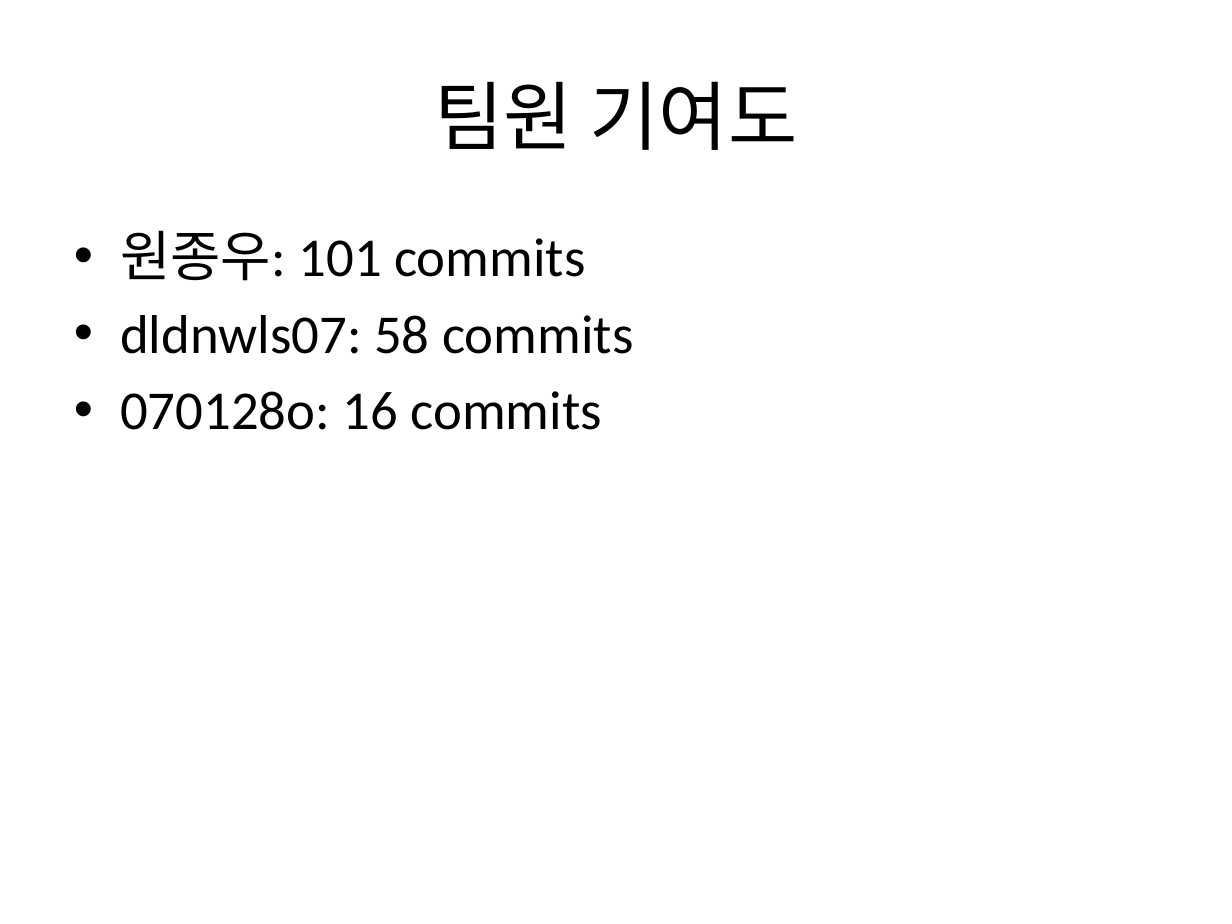
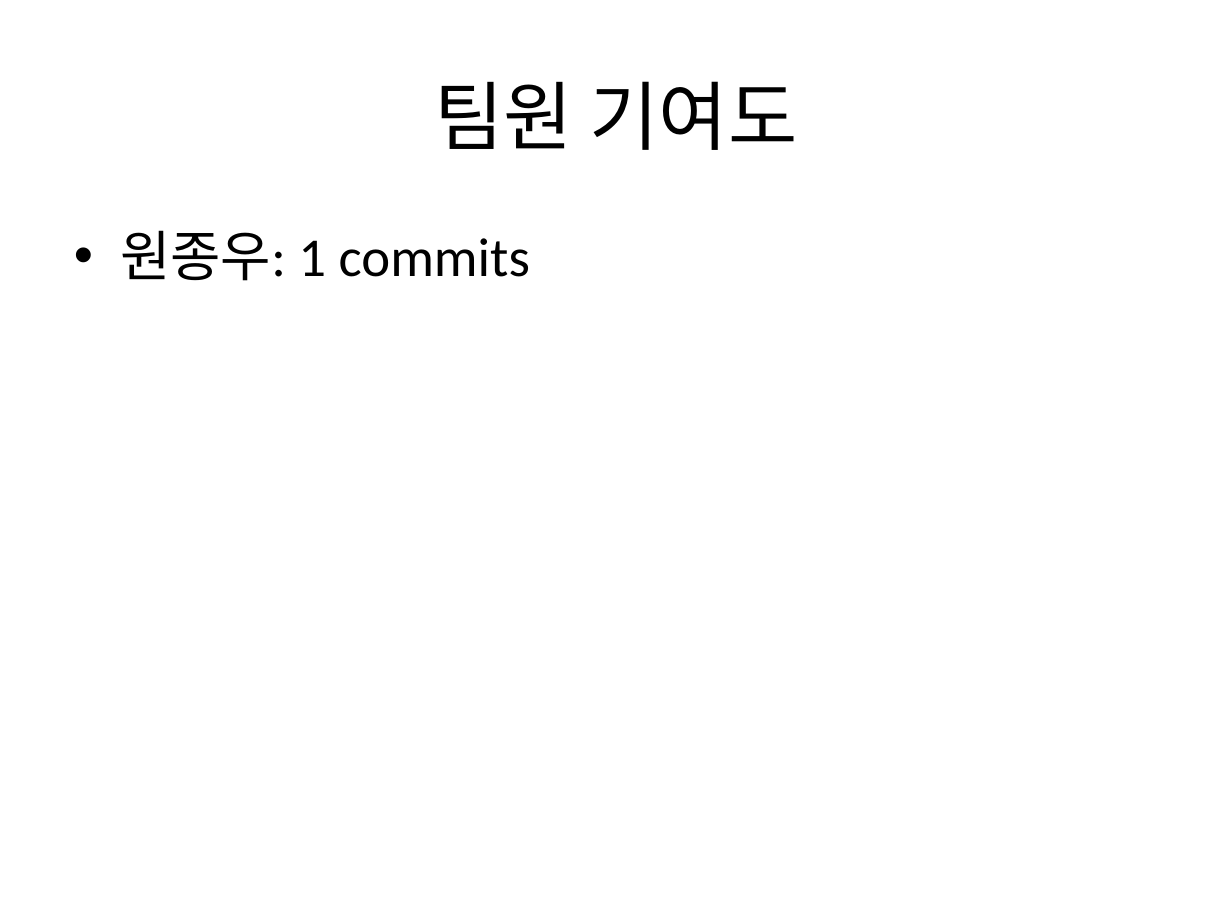
Before and after one commit to Jongwoo0101/worksight-commit-bot, a slide deck: slide 2 of data/commit_report.pptx. Drawn at 1232x924 pixels with LibreOffice and Linux fonts; fonts in the diff are those of the drawing. Boxes give left, top, right and bottom in pixels: in the first picture for what was removed or moved away, otherwise in the second. Text is boxed around its words. In the diff, an @@ line names an element or a change of style, - is before the commit and + after.

Commit message:
feat: target repo 신규 커밋 1건 반영 - test: just for commit bot test. ignore this commit 작성자: 원종우 코드: 67f2b12

```diff
--- a/data/commit_report.pptx
+++ b/data/commit_report.pptx
@@ text at [120,230,530,281]: text changed @@
-• 원종우: 101 commits
-• dldnwls07: 58 commits
-• 070128o: 16 commits
+• 원종우: 1 commits
```
Also in this commit, not shown: 2 other slides changed, 9 slides removed, 2 other files.
